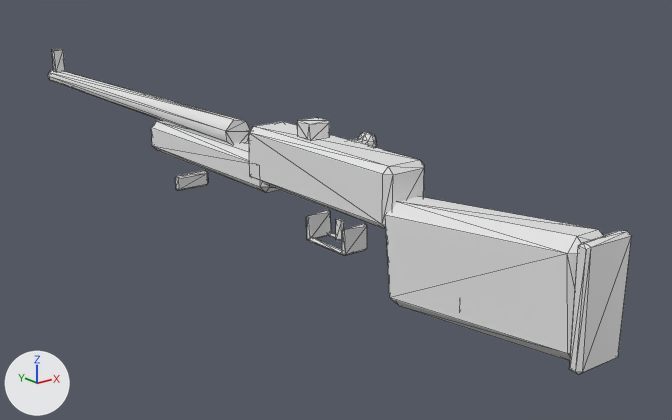
A saved change to the glTF model ambush_loop/art/v2/models/m1_garand_lod1.glb.
Rendered twice from a camera (50 mm lens) standing at (-0.613, -0.751, 0.299) and looking at (0.097, 0.137, -0.056). Lighting does not change. The marker at lower left points along +X, +Y and +Z. The first picture is the older version. Mesh edges are drawn as thin lines. Vertices at exactly the same position are counted once.

Names of what the first picture shows: 'm1_garand_body.001'.
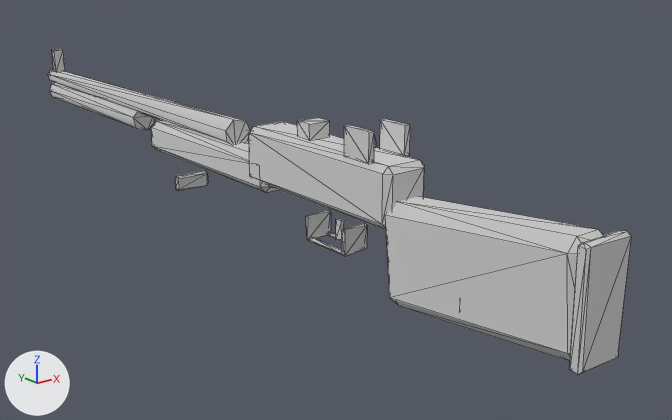
Where the change shows, as pixel boxes [x1, y1, x2, y2] in the pictures (672 x 420 px; the box of a moved part takes in the faces that stretch with it):
part 1 of me_cube_224, added
    after: [344, 125, 374, 164]
part 2 of me_cube_224, added
    after: [380, 119, 410, 156]
part 3 of me_cube_224, added
    after: [50, 83, 154, 130]
part 4 of me_cube_224, moved or reshaped
    before: [570, 248, 608, 375]
    after: [570, 248, 601, 375]
part 5 of me_cube_224, moved or reshaped
    both: [48, 70, 250, 191]
part 6 of me_cube_224, cut back
    both: [297, 118, 377, 256]

What changed in the scene script:
```text
Add mat_v2_actor_atlas:
    mat_v2_actor_atlas = principled_material('v2_actor_atlas')
    mat_v2_actor_atlas.base_color = (0.8, 0.8, 0.8)  # white #e7e7e7
    mat_v2_actor_atlas.metallic = 1.0
    mat_v2_actor_atlas.roughness = 1.0
Change me_cube_224:
    used by ob_m1_garand_body_001; location = (0.0, 0.0, 0.0)
    verts and faces of me_cube_224; kept vertices keep their numbers, new ones are numbered from 243
    before: 24 (-0.025, -0.335, -0.059) at pixel (578, 374), 25 (-0.025, -0.339, -0.055) at pixel (582, 372), 26 (-0.029, -0.335, -0.055) at pixel (575, 371), 27 (-0.026, -0.337, 0.053) at pixel (591, 247), 28 (-0.029, -0.335, 0.051) at pixel (586, 249)
    before: 29 (-0.029, -0.329, -0.055) at pixel (569, 369), 30 (-0.026, -0.327, -0.057) at pixel (569, 369), 34 (0.026, -0.337, -0.057) at pixel (618, 356), 37 (0.025, -0.329, -0.059)
    remove me_cube_224.from_pydata(...)  # 243 vertices, 422 faces; spans x -0.029..0.081, y -0.339..0.78, z -0.078..0.091
    add me_cube_224.from_pydata(...)  # 252 vertices, 428 faces; spans x -0.029..0.081, y -0.339..0.78, z -0.078..0.099
    me_cube_224 part 1: the loose piece of 8 vertices spanning x -0.008..0.008, y 0.75..0.76, z 0.055..0.091 is copied, and the copy is scaled about its middle by (0.44, 4.19, 0.889), then moved by (-0.024, -0.807, 0.01), in mat_v2_actor_atlas (white #e7e7e7); it spans x -0.028..-0.02, y -0.071..-0.033, z 0.067..0.099
    me_cube_224 part 2: the loose piece of 8 vertices spanning x -0.008..0.008, y 0.75..0.76, z 0.055..0.091 is copied, and the copy is scaled about its middle by (0.44, 4.19, 0.889), then moved by (0.024, -0.807, 0.01), in mat_v2_actor_atlas (white #e7e7e7); it spans x 0.02..0.028, y -0.071..-0.033, z 0.067..0.099
    me_cube_224 part 3: a new loose piece of 14 vertices spanning x -0.017..0.017, y 0.46..0.768, z 0.005..0.039, in mat_v2_actor_atlas (white #e7e7e7)
    me_cube_224 part 4
    add delete_vertices([24, 26])  # with the faces that use them
    add verts[243] = (-0.027, -0.336, -0.058)  # pixel (577, 374)
    add faces += [(28, 29, 243), (29, 30, 243), (25, 27, 243), (25, 243, 34), (30, 37, 243), (27, 28, 243)]
    add faces += [(34, 243, 37)]
    me_cube_224 part 5
    6 vertices are removed from x -0.011..0.025, y 0.326..0.78, z -0.053..0.051
    28 faces are deleted
    3 vertices are added at (-0.011, 0.78, 0.048), (0.023, 0.328, -0.052), (0.025, 0.332, -0.034)
    22 new faces join them
    me_cube_224 part 6
    26 vertices are removed from x -0.017..0.076, y -0.02..0.066, z -0.048..0.087
    80 faces are deleted
    8 vertices move from x -0.014..0.014, y -0.02..0.068, z -0.046..0.084 to x -0.017..0.017, y -0.018..0.066, z -0.048..0.086
    9 vertices are added at x -0.015..0.074, y -0.018..0.066, z -0.048..0.086
    46 new faces join them
    add me_cube_224.materials.append(mat_v2_actor_atlas)  # white #e7e7e7
```
